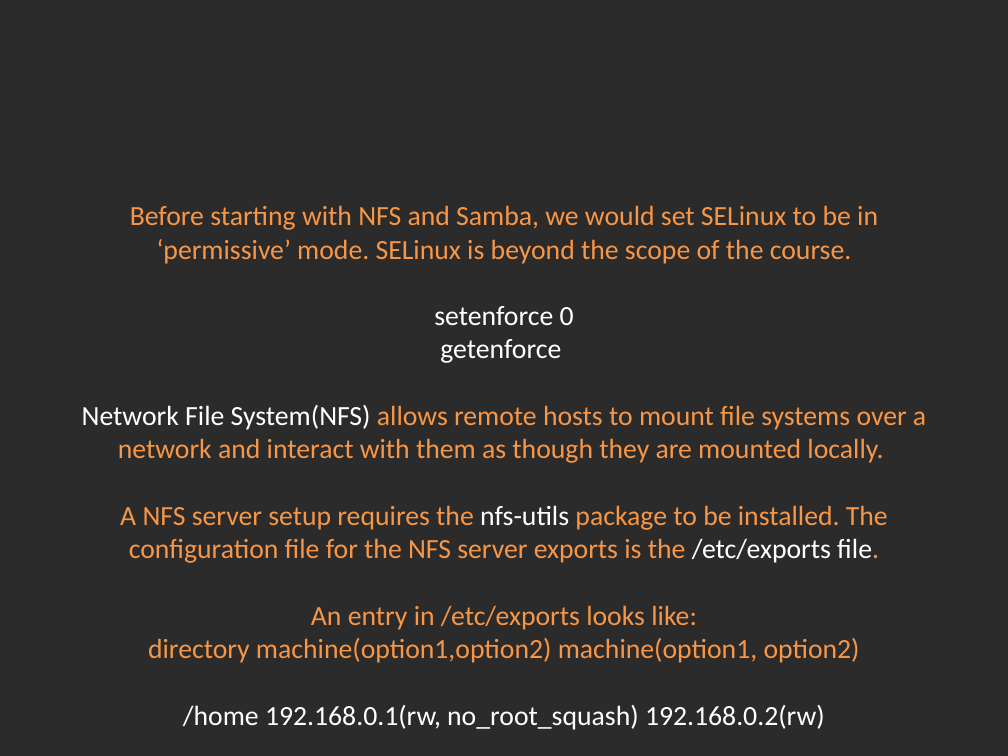
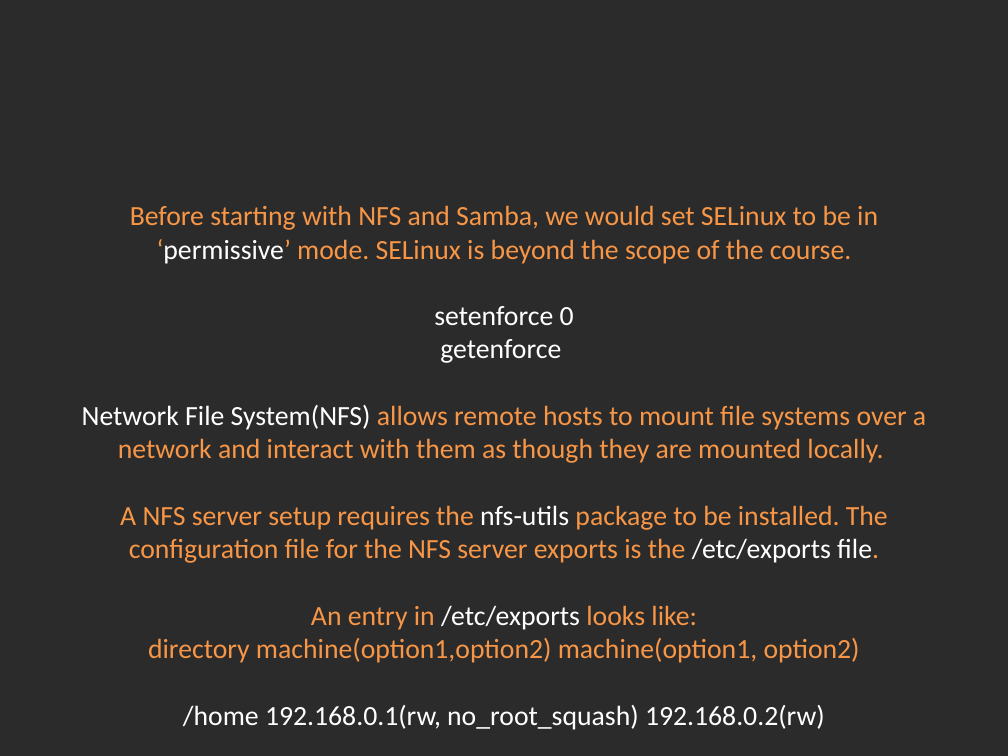
Before and after one commit to Academy-Soft-Intellect/Linux-Course, a slide deck: slide 5 of 12.SSH_NFS_SAMBA/12-SSH_NFS_SAMBA.pptx. Drawn at 1008x756 pixels with LibreOffice and Linux fonts; fonts in the diff are those of the drawing; background and template pictures are left out; a plain dark background stands for a picture behind light text. Boxes give left, top, right and bottom in pixels: in the first picture for what was removed or moved away, otherwise in the second. Text is boxed around its words. In the diff, an @@ line names an element or a change of style, - is before the commit and + after.

```diff
--- a/12.SSH_NFS_SAMBA/12-SSH_NFS_SAMBA.pptx
+++ b/12.SSH_NFS_SAMBA/12-SSH_NFS_SAMBA.pptx
@@ title "Before starting with NFS and ..." at [82,205,926,730]: text colour #F79646 to #FFFFFF in "‘permissive’ /etc/exports" @@
```
Also in this commit, not shown: 5 other slides changed, 1 other file.
